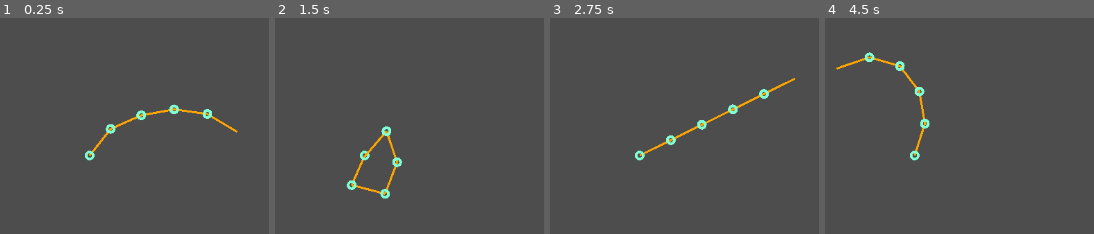
Above: before the commit, frames 1-4 (left to right).
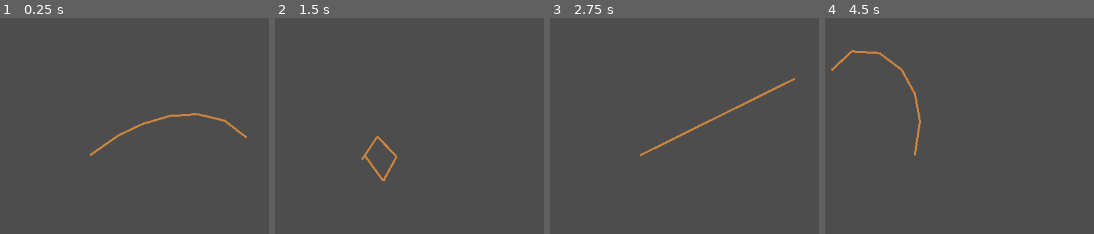
Above: after the commit, the same moments.

Repository: NaughtRain/Godot_Inverse-Kinematics
Game: Godot game, scene res://node_2d.tscn
Same seed, same stepped clock (60 frames per second), same inputs: the game is played once before the commit and once after it.
Inputs (mouse positions are in pixels of both pictures, inside the frame that each line leads up to):
- Up to frame 1 (0.25 s): no input
- Up to frame 2 (1.5 s): move the mouse to (outside the picture) at 0.52 s; tap Enter at 1.25 s; move the mouse to (361, 160) at 1.27 s
- Up to frame 3 (2.75 s): tap Space at 2 s; move the mouse to (outside the picture) at 2.02 s
- Up to frame 4 (4.5 s): tap Enter at 2.75, 4.25 s; move the mouse to (1032, 227) at 2.77 s; tap Space at 3.5 s; move the mouse to (outside the picture) at 3.52 s; move the mouse to (833, 69) at 4.27 s

The runs differ from the first frame. In frame 1, 1.9% of the frame differs, in the area x 31-92%, y 39-67%; in frame 2, 1.5%; in frame 3, 1.2%; in frame 4, 1.8%.

Commit message:
Add files via upload

Diff:
--- a/TestScript.gd
+++ b/TestScript.gd
@@ -1,48 +1,41 @@
 extends Node2D
-var startpoint
-var points = []
-var visualPoints : Array[Vector2] = []
+var startpoint : kinematicManager.point
 
 # Called when the node enters the scene tree for the first time.
 func _ready():
 
 	startpoint = kinematicManager.point.new(Vector2(350,350),50)
-	points.append(startpoint)
-	visualPoints.append(startpoint.loc)
-	for i in range(4):
-		points.append(kinematicManager.point.new(Vector2(125,100),50))
-		visualPoints.append(points[points.size()-1].loc)
 
-	for i in range(points.size()):
-		if (points.size()-1 != i): points[i].child = points[i+1]
+	var prevPoint = startpoint
+	for i in range(5):
+		prevPoint.child = kinematicManager.point.new(Vector2(350,350),40)
+		prevPoint = prevPoint.child
+
 
 	pass # Replace with function body.
 
 
 # Called every frame. 'delta' is the elapsed time since the previous frame.
 func _process(delta):
-	points[points.size()-1].loc = get_global_mouse_position()
 
-	if (startpoint.loc.x < get_global_mouse_position().x): kinematicManager.inverse_kinematics(startpoint,get_global_mouse_position(),1)
-	else: kinematicManager.inverse_kinematics(startpoint,get_global_mouse_position(),-1)
 
-	for i : int in range(0,visualPoints.size()):
-		visualPoints[i] = lerp(visualPoints[i],points[i].loc,0.2)
+	kinematicManager.inverse_kinematics(startpoint,get_global_mouse_position(),
+		-sign(startpoint.loc.x - get_global_mouse_position().x))
 
 
 	queue_redraw()
 	pass
 
+const lineColor : Color = Color.PERU
+const lineThickness = 3
+
 func _draw():
 
+	var currPoint = startpoint
+	while (currPoint.child != null):
+		draw_line(currPoint.loc,currPoint.child.loc,lineColor,lineThickness)
+		currPoint = currPoint.child
 
-	for i : int in range(visualPoints.size()):
-
-		if (i < visualPoints.size()-1):
-			draw_line(visualPoints[i],visualPoints[i+1],Color.ORANGE,3)
-		else:draw_line(visualPoints[i],visualPoints[i].move_toward(get_global_mouse_position(),points[i].size),Color.ORANGE,3)
-
-		draw_arc(visualPoints[i],5,0,360,24,Color.AQUAMARINE,4)
-
+	draw_line(currPoint.loc,currPoint.loc.move_toward(get_local_mouse_position(),currPoint.size),lineColor,lineThickness)
 
 	pass
